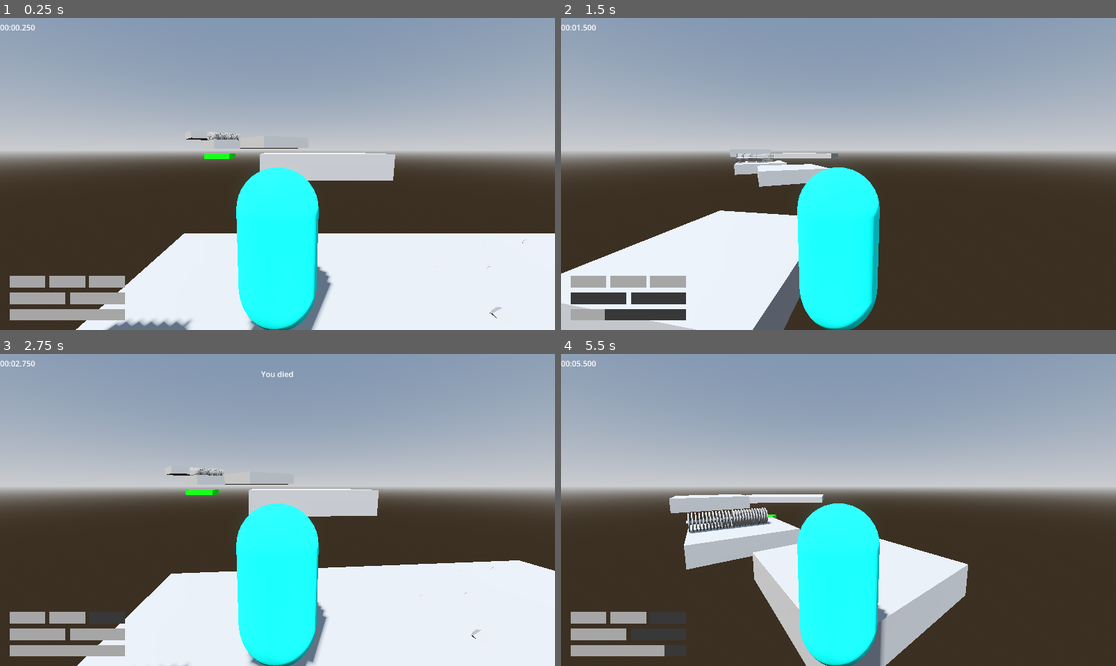
Above: before the commit, frames 1-4 (two rows, left to right).
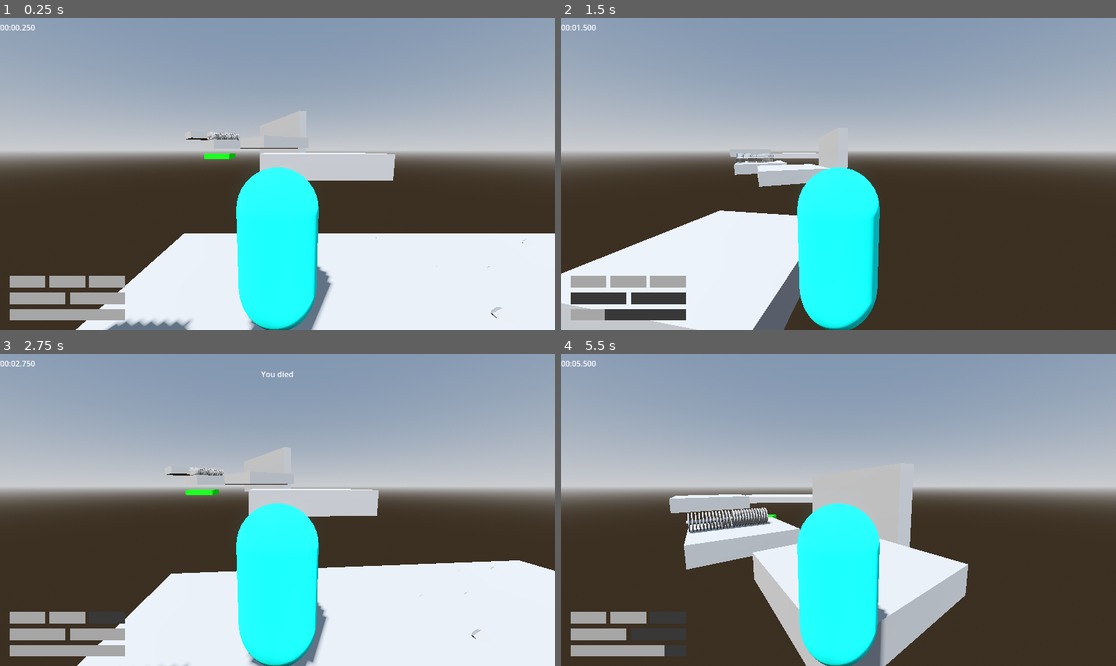
Above: after the commit, the same moments.

Repository: jpvds1/DDJD
Game: Godot game, scene res://scenes/levels/level_1.tscn
The game is run twice, just before and just after one commit, with the same random seed, the same clock (stepped at 60 frames per second) and the same inputs.
Inputs (mouse positions are in pixels of both pictures, inside the frame that each line leads up to):
- Up to frame 1 (0.25 s): no input
- Up to frame 2 (1.5 s): tap Enter at 0.5 s; move the mouse to (866, 174) at 0.52 s; hold W (move_forwards) from 0.53 s (still down); tap Q (dash) at 0.6 s; tap Space (jump) at 0.77, 0.8, 1.07, 1.35 s; move the mouse to (810, 174) at 1.27 s
- Up to frame 3 (2.75 s): keep holding W (move_forwards); tap Space (jump) at 1.52, 1.82, 2.3 s; tap Q (dash) at 1.55, 2.1 s; move the mouse to (288, 503) at 2.02 s
- Up to frame 4 (5.5 s): keep holding W (move_forwards); move the mouse to (832, 516) at 2.77 s; tap Shift (sprint) at 2.85 s; tap Space (jump) at 3.02, 3.32, 3.77, 3.8, 4.07, 4.35, 4.52, 4.82, 5.3 s; tap Q (dash) at 3.05, 3.6, 4.55, 5.1 s; move the mouse to (877, 513) at 3.52 s; move the mouse to (794, 506) at 4.27 s; move the mouse to (844, 510) at 5.02 s

The runs differ from the first frame. In frame 1, less than 0.1% of the frame differs, in the area x 34-89%, y 29-100%; in frame 2, 0.2%; in frame 3, less than 0.1%; in frame 4, 1.8%, in the area x 22-74%, y 42-100%.

Commit message:
feat: wall running

Diff:
--- a/platformer-game/project.godot
+++ b/platformer-game/project.godot
@@ -14,6 +14,10 @@
 run/main_scene="uid://bjnmrbepu0wl3"
 config/features=PackedStringArray("4.6", "Forward Plus")
 config/icon="res://icon.svg"
+
+[global_group]
+
+wall_run=""
 
 [input]
 
--- /dev/null
+++ b/platformer-game/scenes/building_materials/runnable_wall.tscn
@@ -0,0 +1,13 @@
+[gd_scene format=3 uid="uid://brpfwmuko3sio"]
+
+[sub_resource type="BoxMesh" id="BoxMesh_fhx1d"]
+
+[sub_resource type="BoxShape3D" id="BoxShape3D_3k5r2"]
+
+[node name="StaticBody3D" type="StaticBody3D" unique_id=461588896 groups=["wall_run"]]
+
+[node name="MeshInstance3D" type="MeshInstance3D" parent="." unique_id=1479928720]
+mesh = SubResource("BoxMesh_fhx1d")
+
+[node name="CollisionShape3D" type="CollisionShape3D" parent="." unique_id=1133621531]
+shape = SubResource("BoxShape3D_3k5r2")
--- a/platformer-game/scenes/levels/level_1.tscn
+++ b/platformer-game/scenes/levels/level_1.tscn
@@ -1,14 +1,15 @@
 [gd_scene format=3 uid="uid://bjnmrbepu0wl3"]
 
 [ext_resource type="PackedScene" uid="uid://ch7shhditu1lk" path="res://scenes/player/capsule_character.tscn" id="1_ksju7"]
-[ext_resource type="Script" uid="uid://cflc7oyeciht7" path="res://scripts/systems/level.gd" id="1_sk5k4"]
+[ext_resource type="Script" path="res://scripts/systems/level.gd" id="1_sk5k4"]
 [ext_resource type="PackedScene" uid="uid://dcgfprowomfpv" path="res://scenes/building_materials/killzone.tscn" id="3_nsrm0"]
 [ext_resource type="PackedScene" uid="uid://6sseieh1wxj" path="res://scenes/building_materials/checkpoint_platform.tscn" id="4_x42e6"]
 [ext_resource type="PackedScene" uid="uid://dy8jnv2byaaoj" path="res://scenes/ui/main_UI.tscn" id="5_6761a"]
-[ext_resource type="PackedScene" uid="uid://bhr3nup1cprgt" path="res://scenes/building_materials/end_platform.tscn" id="5_sk5k4"]
-[ext_resource type="PackedScene" uid="uid://csjbg210nkp6l" path="res://scenes/building_materials/saw_group.tscn" id="7_oc4kc"]
-[ext_resource type="PackedScene" uid="uid://cyw8iqn0l8uak" path="res://scenes/building_materials/spike_trap.tscn" id="8_s8va5"]
-[ext_resource type="PackedScene" uid="uid://rtexe01uxxw6" path="res://scenes/building_materials/laser.tscn" id="9_dga24"]
+[ext_resource type="PackedScene" path="res://scenes/building_materials/end_platform.tscn" id="5_sk5k4"]
+[ext_resource type="PackedScene" path="res://scenes/building_materials/saw_group.tscn" id="7_oc4kc"]
+[ext_resource type="PackedScene" path="res://scenes/building_materials/spike_trap.tscn" id="8_s8va5"]
+[ext_resource type="PackedScene" path="res://scenes/building_materials/laser.tscn" id="9_dga24"]
+[ext_resource type="PackedScene" uid="uid://brpfwmuko3sio" path="res://scenes/building_materials/runnable_wall.tscn" id="10_qxy0u"]
 
 [sub_resource type="ProceduralSkyMaterial" id="ProceduralSkyMaterial_64t6i"]
 sky_horizon_color = Color(0.66224277, 0.6717428, 0.6867428, 1)
@@ -36,49 +37,7 @@
 shadow_enabled = true
 
 [node name="CharacterBody3D" parent="." unique_id=1782536310 instance=ExtResource("1_ksju7")]
-transform = Transform3D(-0.99999917, 0, -0.0012740211, 0, 1, 0, 0.0012740211, 0, -0.99999917, 0, 1.5080202, 0)
-
-[node name="CSGCombiner3D" type="CSGCombiner3D" parent="." unique_id=494703401]
-use_collision = true
-
-[node name="CSGBox3D" type="CSGBox3D" parent="CSGCombiner3D" unique_id=378336243]
-use_collision = true
-size = Vector3(5, 1, 5)
-
-[node name="CSGBox3D7" type="CSGBox3D" parent="CSGCombiner3D" unique_id=108579524]
-transform = Transform3D(-4.371139e-08, -1, 0, 1, -4.371139e-08, 0, 0, 0, 1, 3, 3, -5)
-use_collision = true
-size = Vector3(5, 1, 5)
-
-[node name="CSGBox3D8" type="CSGBox3D" parent="CSGCombiner3D" unique_id=1177147391]
-transform = Transform3D(-4.371139e-08, -1, 0, 1, -4.371139e-08, 0, 0, 0, 1, -8, 3, -5)
-use_collision = true
-size = Vector3(5, 1, 5)
-
-[node name="CSGBox3D3" type="CSGBox3D" parent="CSGCombiner3D" unique_id=1741406662]
-transform = Transform3D(1, 0, 0, 0, 1, 0, 0, 0, 1, -2.5, 0, -5)
-use_collision = true
-size = Vector3(10, 1, 5)
-
-[node name="CSGBox3D2" type="CSGBox3D" parent="CSGCombiner3D" unique_id=918577644]
-transform = Transform3D(1, 0, 0, 0, 1, 0, 0, 0, 1, -1.838047, 2.0639703, 7.1621585)
-use_collision = true
-size = Vector3(5, 1, 5)
-
-[node name="CSGBox3D4" type="CSGBox3D" parent="CSGCombiner3D" unique_id=306469740]
-transform = Transform3D(0.82463, 0, 0.56567246, 0, 1, 0, -0.56567246, 0, 0.82463, 0.47895145, 3.4106302, 16.920826)
-use_collision = true
-size = Vector3(5, 1, 5)
-
-[node name="CSGBox3D5" type="CSGBox3D" parent="CSGCombiner3D" unique_id=846682639]
-transform = Transform3D(0.82463, 0, 0.56567246, 0, 1, 0, -0.56567246, 0, 0.82463, 6.36073, 3.4106302, 21.937004)
-use_collision = true
-size = Vector3(5, 1, 5)
-
-[node name="CSGBox3D6" type="CSGBox3D" parent="CSGCombiner3D" unique_id=745890215]
-transform = Transform3D(0.82463, 0, 0.56567246, 0, 1, 0, -0.56567246, 0, 0.82463, 11.432309, 4.924409, 27.543024)
-use_collision = true
-size = Vector3(5, 1, 5)
+transform = Transform3D(-0.99999917, 0, -0.0012740211, 0, 1, 0, 0.0012740211, 0, -0.99999917, 0, 0.508, 0)
 
 [node name="Killzone" parent="." unique_id=767733067 instance=ExtResource("3_nsrm0")]
 transform = Transform3D(1, 0, 0, 0, 1, 0, 0, 0, 1, 0, -1.1847544, 0)
@@ -113,6 +72,55 @@
 [node name="Hitbox" parent="Laser" index="1" unique_id=1352457121]
 transform = Transform3D(1.006, 0, 0, 0, 1.006, 0, 0, 0, 4.75, 0, 0, 0)
 
+[node name="Platforms" type="Node3D" parent="." unique_id=1873867081]
+
+[node name="CSGCombiner3D" type="CSGCombiner3D" parent="Platforms" unique_id=494703401]
+use_collision = true
+
+[node name="CSGBox3D" type="CSGBox3D" parent="Platforms/CSGCombiner3D" unique_id=378336243]
+use_collision = true
+size = Vector3(5, 1, 5)
+
+[node name="CSGBox3D7" type="CSGBox3D" parent="Platforms/CSGCombiner3D" unique_id=108579524]
+transform = Transform3D(-4.371139e-08, -1, 0, 1, -4.371139e-08, 0, 0, 0, 1, 3, 3, -5)
+use_collision = true
+size = Vector3(5, 1, 5)
+
+[node name="CSGBox3D8" type="CSGBox3D" parent="Platforms/CSGCombiner3D" unique_id=1177147391]
+transform = Transform3D(-4.371139e-08, -1, 0, 1, -4.371139e-08, 0, 0, 0, 1, -8, 3, -5)
+use_collision = true
+size = Vector3(5, 1, 5)
+
+[node name="CSGBox3D3" type="CSGBox3D" parent="Platforms/CSGCombiner3D" unique_id=1741406662]
+transform = Transform3D(1, 0, 0, 0, 1, 0, 0, 0, 1, -2.5, 0, -5)
+use_collision = true
+size = Vector3(10, 1, 5)
+
+[node name="CSGBox3D2" type="CSGBox3D" parent="Platforms/CSGCombiner3D" unique_id=918577644]
+transform = Transform3D(1, 0, 0, 0, 1, 0, 0, 0, 1, -1.838047, 2.0639703, 7.1621585)
+use_collision = true
+size = Vector3(5, 1, 5)
+
+[node name="CSGBox3D4" type="CSGBox3D" parent="Platforms/CSGCombiner3D" unique_id=306469740]
+transform = Transform3D(0.82463, 0, 0.56567246, 0, 1, 0, -0.56567246, 0, 0.82463, 0.47895145, 3.4106302, 16.920826)
+use_collision = true
+size = Vector3(5, 1, 5)
+
+[node name="CSGBox3D5" type="CSGBox3D" parent="Platforms/CSGCombiner3D" unique_id=846682639]
+transform = Transform3D(0.82463, 0, 0.56567246, 0, 1, 0, -0.56567246, 0, 0.82463, 6.36073, 3.4106302, 21.937004)
+use_collision = true
+size = Vector3(5, 1, 5)
+
+[node name="CSGBox3D6" type="CSGBox3D" parent="Platforms/CSGCombiner3D" unique_id=745890215]
+transform = Transform3D(0.82463, 0, 0.56567246, 0, 1, 0, -0.56567246, 0, 0.82463, 11.432309, 4.924409, 27.543024)
+use_collision = true
+size = Vector3(5, 1, 5)
+
+[node name="Walls" type="Node3D" parent="Platforms" unique_id=1359148772]
+
+[node name="StaticBody3D" parent="Platforms/Walls" unique_id=461588896 instance=ExtResource("10_qxy0u")]
+transform = Transform3D(0.9183221, 0, 6.3185186, 0, 5.831808, 0, -0.395834, 0, 14.658759, 0, 4.6027985, 28.920742)
+
 [editable path="Killzone"]
 [editable path="Laser"]
 [editable path="Laser/Hitbox/Killzone"]
--- a/platformer-game/scenes/player/capsule_character.tscn
+++ b/platformer-game/scenes/player/capsule_character.tscn
@@ -3,12 +3,6 @@
 [ext_resource type="Script" uid="uid://b5luiqoqvaysk" path="res://scripts/player/capsule_character.gd" id="1_5ji0x"]
 
 [sub_resource type="CapsuleShape3D" id="CapsuleShape3D_de3it"]
-
-[sub_resource type="CapsuleMesh" id="CapsuleMesh_5ji0x"]
-
-[sub_resource type="StandardMaterial3D" id="StandardMaterial3D_5ji0x"]
-resource_local_to_scene = true
-albedo_color = Color(0, 1, 0.9490196, 1)
 
 [sub_resource type="Animation" id="Animation_5ji0x"]
 length = 0.001
@@ -79,20 +73,23 @@
 &"walking": SubResource("Animation_vaf6x")
 }
 
+[sub_resource type="CapsuleMesh" id="CapsuleMesh_5ji0x"]
+
+[sub_resource type="StandardMaterial3D" id="StandardMaterial3D_5ji0x"]
+resource_local_to_scene = true
+albedo_color = Color(0, 1, 0.9490196, 1)
+
 [node name="CharacterBody3D" type="CharacterBody3D" unique_id=1782536310]
 script = ExtResource("1_5ji0x")
 
 [node name="CollisionShape3D" type="CollisionShape3D" parent="." unique_id=2060846547]
+transform = Transform3D(1, 0, 0, 0, 1, 0, 0, 0, 1, 0, 1, 0)
 shape = SubResource("CapsuleShape3D_de3it")
-
-[node name="MeshInstance3D" type="MeshInstance3D" parent="." unique_id=1717389673]
-mesh = SubResource("CapsuleMesh_5ji0x")
-surface_material_override/0 = SubResource("StandardMaterial3D_5ji0x")
 
 [node name="Node3D" type="Node3D" parent="." unique_id=447801321]
 
 [node name="Camera3D" type="Camera3D" parent="Node3D" unique_id=563554905]
-transform = Transform3D(1, 0, 0, 0, 0.99193436, 0.126753, 0, -0.126753, 0.99193436, 0, 1.2063588, 2.2349353)
+transform = Transform3D(1, 0, 0, 0, 0.99193436, 0.126753, 0, -0.126753, 0.99193436, 0, 2.206, 2.235)
 fov = 80.0
 
 [node name="Dash" type="Node3D" parent="." unique_id=1988469622]
@@ -108,6 +105,21 @@
 wait_time = 3.0
 one_shot = true
 
+[node name="Raycasts" type="Node3D" parent="." unique_id=1537488305]
+
+[node name="RayCast3DLeft" type="RayCast3D" parent="Raycasts" unique_id=794334655]
+transform = Transform3D(0.30773866, 1.1108035, -0.95990217, -1.4032834, 0.51075333, 0.14116246, 0.43138477, 0.8690491, 1.1439669, 0, 0.5, 0)
+
+[node name="RayCast3DRight" type="RayCast3D" parent="Raycasts" unique_id=433990665]
+transform = Transform3D(-0.39300394, -1.0797694, -0.9641814, -1.4095389, 0.5130302, 0, 0.32976946, 0.9060341, -1.1490667, 0, 0.5, 0)
+
+[node name="VisualRoot" type="Node3D" parent="." unique_id=984137525]
+
+[node name="MeshInstance3D" type="MeshInstance3D" parent="VisualRoot" unique_id=1717389673]
+transform = Transform3D(1, 0, 0, 0, 1, 0, 0, 0, 1, 0, 1, 0)
+mesh = SubResource("CapsuleMesh_5ji0x")
+surface_material_override/0 = SubResource("StandardMaterial3D_5ji0x")
+
 [connection signal="animation_changed" from="Dash/AnimationPlayer" to="." method="_on_animation_player_animation_changed"]
 [connection signal="timeout" from="Dash/DashTimer" to="." method="_on_dash_timer_timeout"]
 [connection signal="timeout" from="Dash/DashCooldownTimer" to="." method="_on_dash_cooldown_timer_timeout"]
--- a/platformer-game/scripts/player/capsule_character.gd
+++ b/platformer-game/scripts/player/capsule_character.gd
@@ -31,12 +31,47 @@
 const JUMP_BUFFER_TIME = 0.12
 
 # ---------------------------------------------------------
+# Wall-run constants
+# ---------------------------------------------------------
+
+const WALL_RUN_GROUP = "wall_run"
+const WALL_RUN_MIN_HORIZONTAL_SPEED := 4.0
+const WALL_RUN_SPEED := 9.0
+const WALL_RUN_ACCEL := 30.0
+
+# Sticking / Sliding down
+const WALL_RUN_STICK_DURATION := 1.0
+const WALL_RUN_VERITAL_DAMP := 18.0
+const WALL_RUN_SLIDE_SPEED := 4.5
+const WALL_RUN_SLIDE_ACCEL := 8.5
+
+# Small inward push to hug to the player to the wall
+const WALL_RUN_INWARD_SPEED := 2.0
+
+const WALL_JUMP_UP_VELOCITY := 7.0
+const WALL_JUMP_AWAY_SPEED := 7.5
+
+# Prevent instant reattachment to wall after wall jump
+const WALL_RUN_REENTRY_LOCK_TIME := 0.18
+
+const WALL_RUN_VISUAL_TILT_DEGREES := 18.0
+const WALL_RUN_VISUAL_TILT_LERP := 12.0
+
+# ---------------------------------------------------------
 # Runtime state
 # ---------------------------------------------------------
 
 var is_dashing := false
 var can_dash := true
 var dash_direction := Vector3.ZERO
+
+var is_wall_running := false
+var wall_run_timer := 0.0
+var wall_run_reentry_timer := 0.0
+var current_wall_normal := Vector3.ZERO
+var current_wall_direction := Vector3.ZERO
+var current_wall_side := 0
+var current_wall_collider: Node = null
 
 var coyote_timer := 0.0
 var jump_buffer_timer := 0.0
@@ -58,6 +93,9 @@
 @onready var animation_player: AnimationPlayer = $Dash/AnimationPlayer
 @onready var dash_timer: Timer = $Dash/DashTimer
 @onready var dash_cooldown_timer: Timer = $Dash/DashCooldownTimer
+@onready var ray_cast_left: RayCast3D = $Raycasts/RayCast3DLeft
+@onready var ray_cast_right: RayCast3D = $Raycasts/RayCast3DRight
+@onready var visual_root: Node3D = $VisualRoot
 
 # ---------------------------------------------------------
 # Signals
@@ -96,15 +134,27 @@
 
 	var on_floor := is_on_floor()
 
-	update_air_state(on_floor, delta)
+	update_wall_run_reentry_timer(delta)
 	update_jump_buffer(delta)
-	handle_jump_cut()
-	handle_jump_request(on_floor)
-
-	handle_dash_input()
-	handle_horizontal_movement(delta, on_floor)
+	force_wall_rays_update()
+	update_wall_run_state(on_floor)
+
+	if is_wall_running:
+		handle_jump_request(on_floor)
+
+	if not is_wall_running:
+		update_air_state(on_floor, delta)
+		handle_jump_cut()
+		handle_jump_request(on_floor)
+		handle_dash_input()
+		handle_horizontal_movement(delta, on_floor)
+	else:
+		handle_dash_input()
+		handle_horizontal_movement(delta, false)
+		update_wall_run(delta)
 
 	move_and_slide()
+	update_visual_tilt(delta)
 
 # ---------------------------------------------------------
 # Gravity / floor state
@@ -139,6 +189,11 @@
 
 func handle_jump_request(on_floor: bool) -> void:
 	if jump_buffer_timer <= 0.0:
+		return
+
+	if is_wall_running:
+		do_wall_jump()
+		jump_buffer_timer = 0.0
 		return
 
 	# Ground jump when on the ground or on coyote time
@@ -167,11 +222,31 @@
 	velocity.y = EXTRA_JUMP_VELOCITY
 	can_cut_current_jump = false
 
+func do_wall_jump() -> void:
+	var jump_wall_normal := current_wall_normal
+	var jump_wall_direction := current_wall_direction
+
+	var carry_speed = max(get_horizontal_speed(), WALL_RUN_SPEED * 0.5)
+	var jump_horizontal = jump_wall_direction * carry_speed + jump_wall_normal * WALL_JUMP_AWAY_SPEED
+
+	stop_wall_run()
+	wall_run_reentry_timer = WALL_RUN_REENTRY_LOCK_TIME
+
+	velocity.x = jump_horizontal.x
+	velocity.z = jump_horizontal.z
+	velocity.y = WALL_JUMP_UP_VELOCITY
+
+	can_cut_current_jump = false
+	reset_extra_jumps()
+
 # ---------------------------------------------------------
 # Horizontal movement
 # ---------------------------------------------------------
 
 func handle_horizontal_movement(delta: float, on_floor: bool) -> void:
+	if is_wall_running:
+		return
+
 	if is_dashing:
 		velocity.x = dash_direction.x * DASH_SPEED
 		velocity.z = dash_direction.z * DASH_SPEED
@@ -214,10 +289,181 @@
 	velocity.z = current_horizontal.z
 
 # ---------------------------------------------------------
+# Wall run
+# ---------------------------------------------------------
+
+func update_wall_run_state(on_floor: bool) -> void:
+	if is_wall_running:
+		if on_floor or not refresh_wall_run_contact():
+			stop_wall_run()
+		return
+
+	if on_floor:
+		return
+
+	if wall_run_reentry_timer > 0.0:
+		return
+
+	if get_horizontal_speed() > WALL_RUN_MIN_HORIZONTAL_SPEED:
+		return
+
+	var candidate := get_wall_run_candidate()
+	if candidate.is_empty():
+		return
+
+	start_wall_run(candidate["normal"], candidate["side"], candidate["collider"])
+
+func start_wall_run(normal: Vector3, side: int, collider: Node) -> void:
+	is_wall_running = true
+	wall_run_timer = 0.0
+	current_wall_normal = normal
+	current_wall_side = side
+	current_wall_collider = collider
+	current_wall_direction = get_wall_run_direction(normal, get_wall_run_reference_vector())
+
+	coyote_timer = 0.0
+	can_cut_current_jump = false
+	reset_extra_jumps()
+	cancel_dash_for_wall_run()
+
+func stop_wall_run() -> void:
+	is_wall_running = false
+	wall_run_timer = 0.0
+	current_wall_normal = Vector3.ZERO
+	current_wall_direction = Vector3.ZERO
+	current_wall_side = 0
+	current_wall_collider = null
+	update_visual_tilt(0)
+
+func update_wall_run(delta: float) -> void:
+	wall_run_timer += delta
+
+	current_wall_direction = get_wall_run_direction(current_wall_normal, get_wall_run_reference_vector())
+
+	var target_horizontal := current_wall_direction * WALL_RUN_SPEED
+	target_horizontal += -current_wall_normal * WALL_RUN_INWARD_SPEED
+
+	var current_horizontal := Vector3(velocity.x, 0, velocity.z)
+	current_horizontal = current_horizontal.move_toward(Vector3(target_horizontal.x, 0, target_horizontal.z), WALL_RUN_ACCEL * delta)
+
+	velocity.x = current_horizontal.x
+	velocity.z = current_horizontal.z
+
+	if wall_run_timer <= WALL_RUN_STICK_DURATION:
+		velocity.y = move_toward(velocity.y, 0.0, WALL_RUN_VERITAL_DAMP)
+	else:
+		velocity.y = move_toward(velocity.y, -WALL_RUN_SLIDE_ACCEL, WALL_RUN_SLIDE_ACCEL * delta)
+
+func refresh_wall_run_contact() -> bool:
+	var candidate := get_wall_run_candidate()
+	if candidate.is_empty():
+		return false
+
+	current_wall_normal = candidate["normal"]
+	current_wall_side = candidate["side"]
+	current_wall_collider = candidate["collider"]
+	return true
+
+func get_wall_run_candidate() -> Dictionary:
+	var candidates := []
+
+	if ray_cast_left != null:
+		candidates.append({"ray": ray_cast_left, "side": 1})
+	if ray_cast_right != null:
+		candidates.append({"ray": ray_cast_right, "side": -1})
+
+	var reference := get_wall_run_reference_vector()
+	var best_candidate: Dictionary = {}
+	var best_score := -1000000.0
+
+	for candidate in candidates:
+		var ray: RayCast3D = candidate["ray"]
+		var side: int = candidate["side"]
+
+		if not ray.is_colliding():
+			continue
+
+		var collider = ray.get_collider()
+		if collider == null or not (collider is Node):
+			continue
+
+		var collider_node: Node = collider
+		if not collider_node.is_in_group(WALL_RUN_GROUP):
+			continue
+
+		var normal := ray.get_collision_normal().normalized()
+		var direction := get_wall_run_direction(normal, reference)
+
+		var score := 0.0
+		if reference.length_squared() > 0.001:
+			score = direction.dot(reference.normalized())
+
+			if score > best_score:
+				best_score = score
+				best_candidate = {
+					"collider": collider_node,
+					"normal": normal,
+					"side": side
+				}
+	return best_candidate
+
+func get_wall_run_reference_vector() -> Vector3:
+	var input_dir := Input.get_vector("move_left", "move_right", "move_forwards", "move_backwards")
+	if input_dir != Vector2.ZERO:
+		var world_input := transform.basis * Vector3(input_dir.x, 0, input_dir.y)
+		if world_input.length_squared() > 0.001:
+			return world_input.normalized()
+
+	var horizontal_velocity := Vector3(velocity.x, 0, velocity.z)
+	if horizontal_velocity.length_squared() > 0.001:
+		return horizontal_velocity.normalized()
+
+	return -transform.basis.z.normalized()
+
+func get_wall_run_direction(normal: Vector3, reference: Vector3) -> Vector3:
+	var flat_reference := Vector3(reference.x, 0, reference.z)
+	var projected := flat_reference - normal * flat_reference.dot(normal)
+	projected.y = 0.0
+
+	if projected.length_squared() > 0.001:
+		return projected.normalized()
+
+	# Fallback for jumps straight into the wall
+	var tangent := Vector3.UP.cross(normal).normalized()
+	var facing := -transform.basis.z.normalized()
+
+	if tangent.dot(facing) < 0.0:
+		tangent = -tangent
+
+	return tangent
+
+func force_wall_rays_update() -> void:
+	if ray_cast_left != null:
+		ray_cast_left.force_raycast_update()
+	if ray_cast_right != null:
+		ray_cast_right.force_raycast_update()
+
+func update_wall_run_reentry_timer(delta: float) -> void:
+	wall_run_reentry_timer = max(wall_run_reentry_timer - delta, 0.0)
+
+func reset_extra_jumps() -> void:
+	if extra_jumps_left == MAX_EXTRA_JUMPS:
+		return
+
+	extra_jumps_left = MAX_EXTRA_JUMPS
+	extra_jumps_changed.emit(extra_jumps_left, MAX_EXTRA_JUMPS)
+
+func get_horizontal_speed() -> float:
+	return Vector3(velocity.x, 0, velocity.z).length()
+
+# ---------------------------------------------------------
 # Dash
 # ---------------------------------------------------------
 
 func handle_dash_input() -> void:
+	if is_wall_running:
+		return
+
 	if Input.is_action_just_pressed("dash") and can_dash:
 		start_dash()
 
@@ -234,6 +480,15 @@
 	dash_cooldown_started.emit(dash_cooldown_timer.wait_time)
 
 	update_animation_state("dashing")
+
+func cancel_dash_for_wall_run() -> void:
+	if not is_dashing:
+		return
+
+	is_dashing = false
+	dash_timer.stop()
+	clamp_post_dash_velocity()
+	update_animation_state("RESET")
 
 func clamp_post_dash_velocity() -> void:
 	var horizontal := Vector3(velocity.x, 0, velocity.z)
@@ -254,7 +509,7 @@
 	dash_ready.emit()
 
 # ---------------------------------------------------------
-# Animation
+# Animation / Visual
 # ---------------------------------------------------------
 
 func update_animation_state(animation_name: String) -> void:
@@ -264,6 +519,20 @@
 func _on_animation_player_animation_changed(old_name: StringName, new_name: StringName) -> void:
 	print("Animation changed from: " + old_name + " to " + new_name)
 
+func update_visual_tilt(delta: float) -> void:
+	if visual_root == null:
+		return
+
+	var target_roll := 0.0
+	if is_wall_running:
+		target_roll = deg_to_rad(WALL_RUN_VISUAL_TILT_DEGREES) * -float(current_wall_side)
+
+	visual_root.rotation.z = lerp_angle(
+		visual_root.rotation.z,
+		target_roll,
+		min(1.0, WALL_RUN_VISUAL_TILT_LERP * delta)
+	)
+
 # ---------------------------------------------------------
 # Requests to level
 # ---------------------------------------------------------
@@ -290,6 +559,9 @@
 	is_dashing = false
 	can_dash = true
 	dash_direction = Vector3.ZERO
+
+	stop_wall_run()
+	wall_run_reentry_timer = 0.0
 
 	dash_timer.stop()
 	dash_cooldown_timer.stop()
@@ -299,6 +571,9 @@
 	extra_jumps_left = MAX_EXTRA_JUMPS
 	can_cut_current_jump = false
 
+	if visual_root != null:
+		visual_root.rotation.z = 0.0
+
 	extra_jumps_changed.emit(extra_jumps_left, MAX_EXTRA_JUMPS)
 	dash_ready.emit()
 
